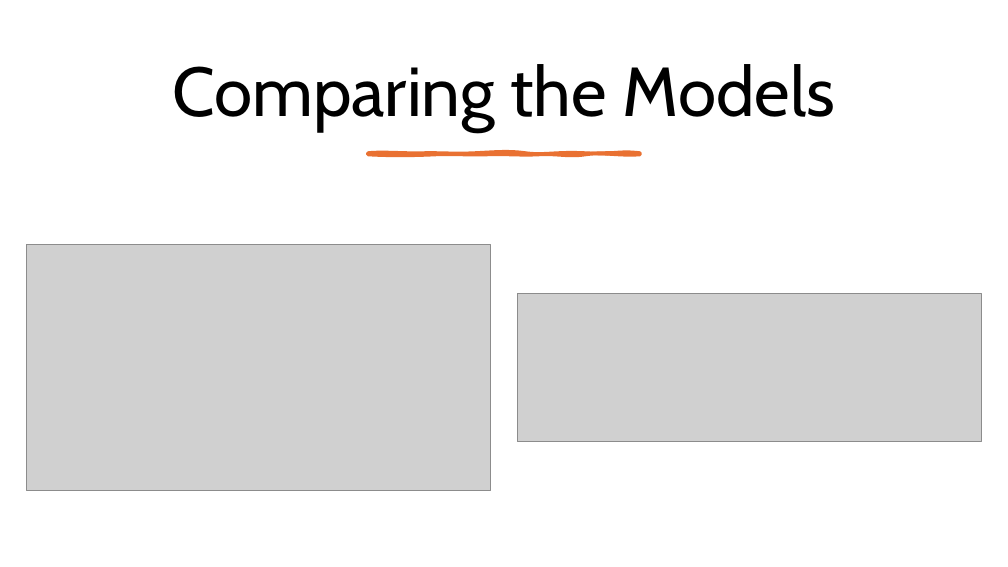
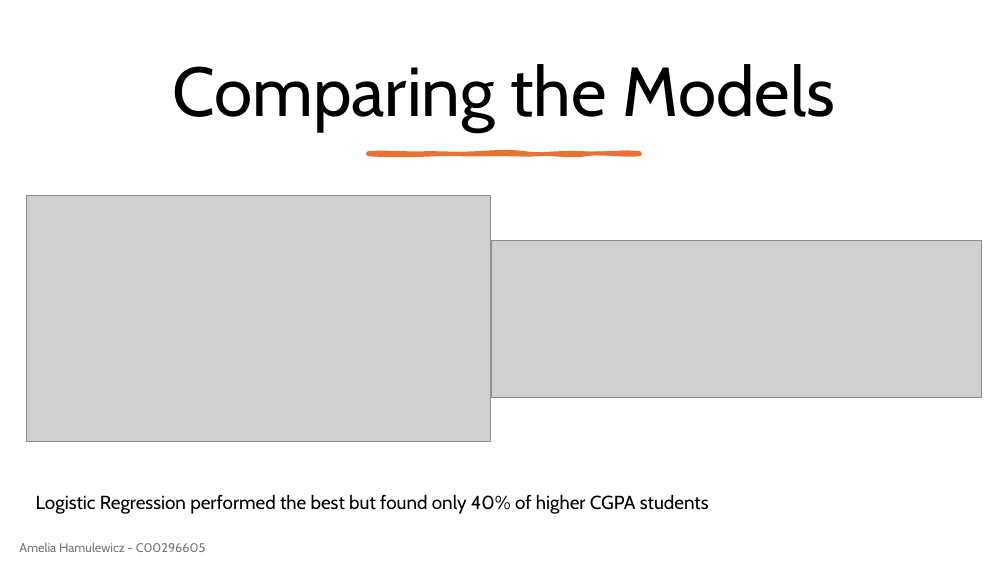
Before and after one commit to amelia720/Data-Science-Portfolio-Amelia-Hamulewicz, a slide deck: slide 4 of docs/Irish Property Prices and Student Habits.pptx (slide 7 before the commit). Drawn at 1008x567 pixels with LibreOffice and Linux fonts; fonts in the diff are those of the drawing; grey boxes stand for pictures. Boxes give left, top, right and bottom in pixels: in the first picture for what was removed or moved away, otherwise in the second. Text is boxed around its words. In the diff, an @@ line names an element or a change of style, - is before the commit and + after.

```diff
--- a/docs/Irish Property Prices and Student Habits.pptx
+++ b/docs/Irish Property Prices and Student Habits.pptx
@@ picture: place and size @@
-picture at <box>26,244,491,490</box>
+picture at <box>26,196,491,442</box>
@@ picture: place and size @@
-picture at <box>517,293,982,442</box>
+picture at <box>491,240,982,398</box>
@@ text added at <box>36,494,709,514</box>, 18 pt, text #000000 @@
+Logistic Regression performed the best but found only 40% of higher CGPA students
@@ text added at <box>19,542,206,552</box>, 12 pt, text #797979 @@
+Amelia Hamulewicz - C00296605
```
Also in this commit, not shown: 3 other slides changed, 3 slides removed, 2 other files.
